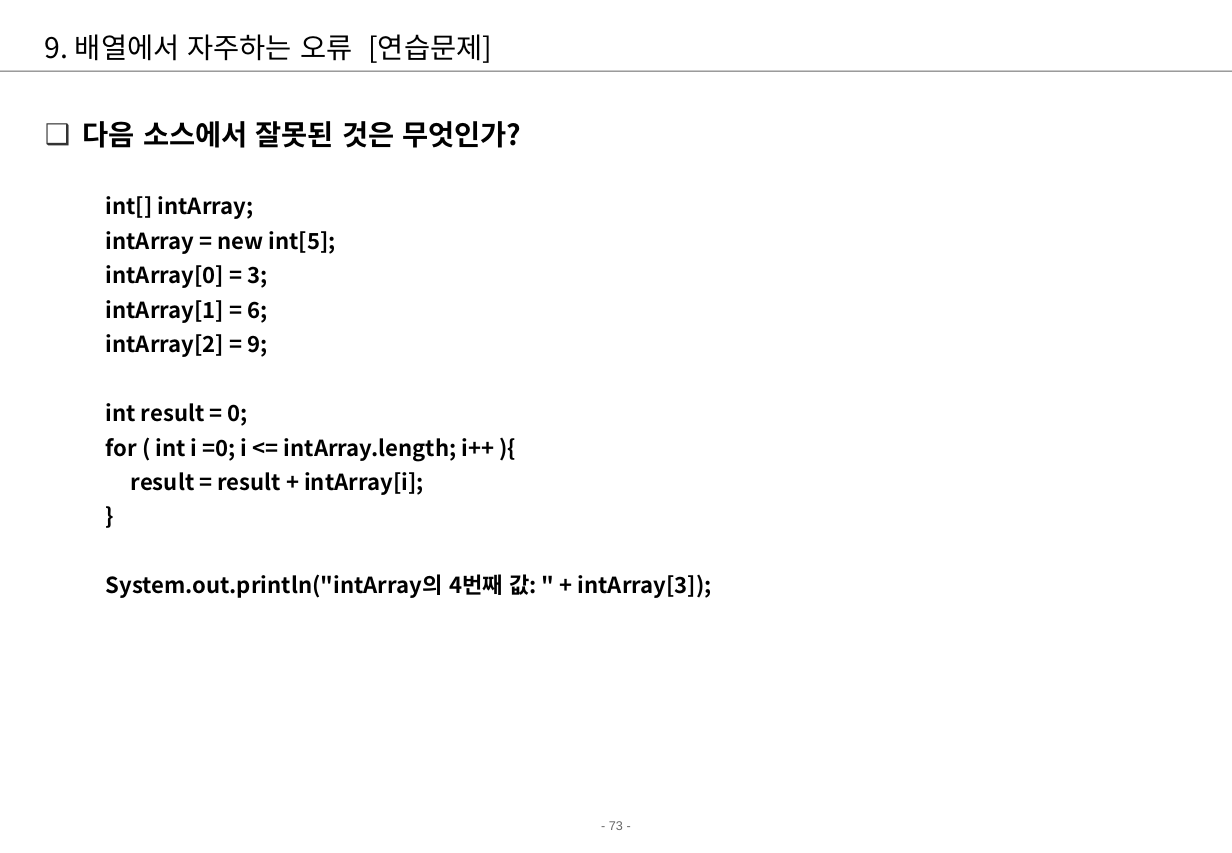
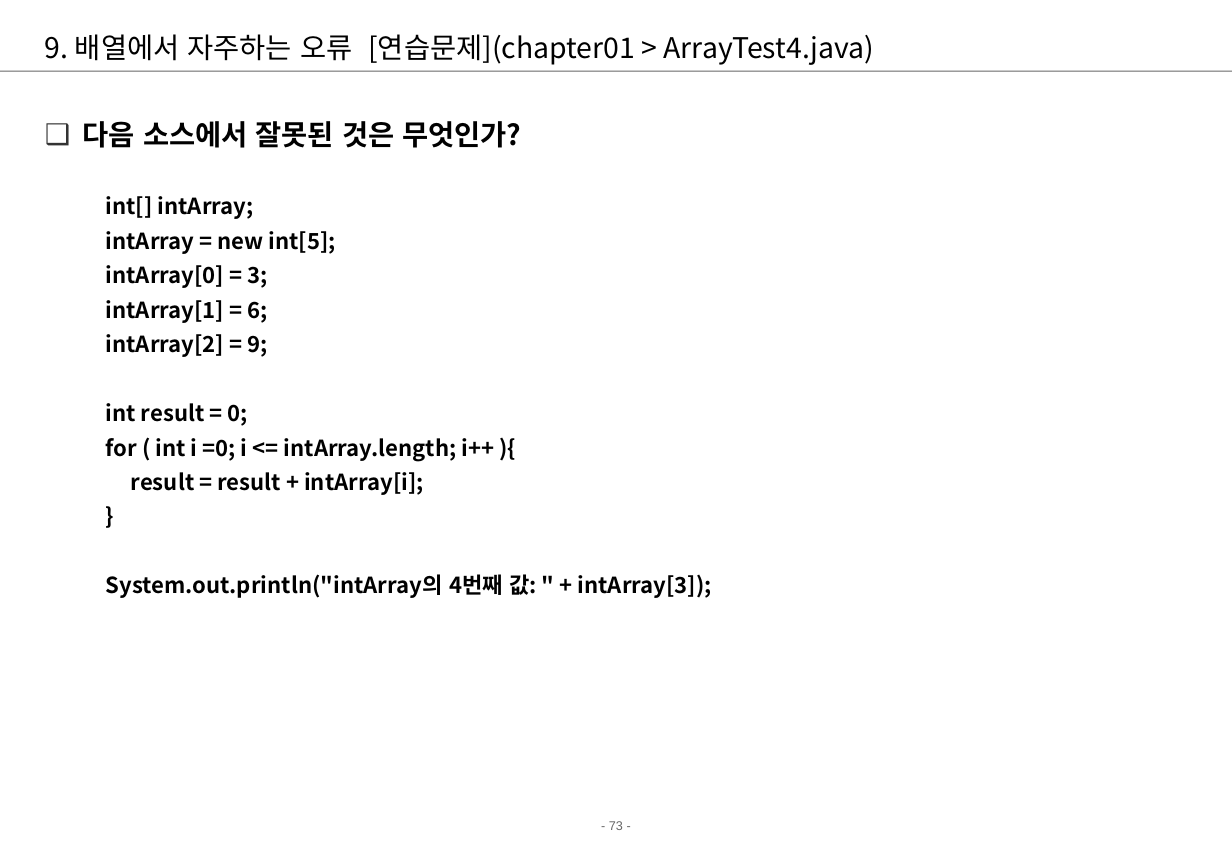
Before and after one commit to young0715/chapter01, a slide deck: slide 73 of src/chapter01/01.Java기본-자바기본프로그래밍.ppt. Drawn at 1232x853 pixels with LibreOffice and Linux fonts; fonts in the diff are those of the drawing; background and template pictures are left out. Boxes give left, top, right and bottom in pixels: in the first picture for what was removed or moved away, otherwise in the second. Text is boxed around its words. In the diff, an @@ line names an element or a change of style, - is before the commit and + after.

Commit message:
#배열 #2018.11.07

```diff
--- a/src/chapter01/01.Java기본-자바기본프로그래밍.ppt
+++ b/src/chapter01/01.Java기본-자바기본프로그래밍.ppt
@@ title at [45,34,875,65]: text changed @@
-9. 배열에서 자주하는 오류 [연습문제]
+9. 배열에서 자주하는 오류 [연습문제](chapter01 > ArrayTest4.java)
```
Also in this commit, not shown: 18 other slides changed, 6 other files.
